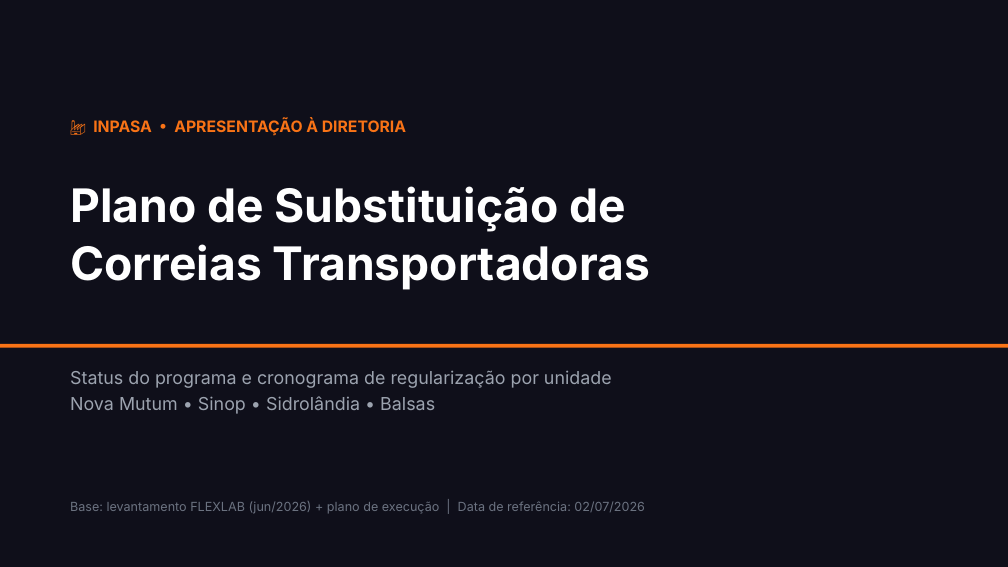
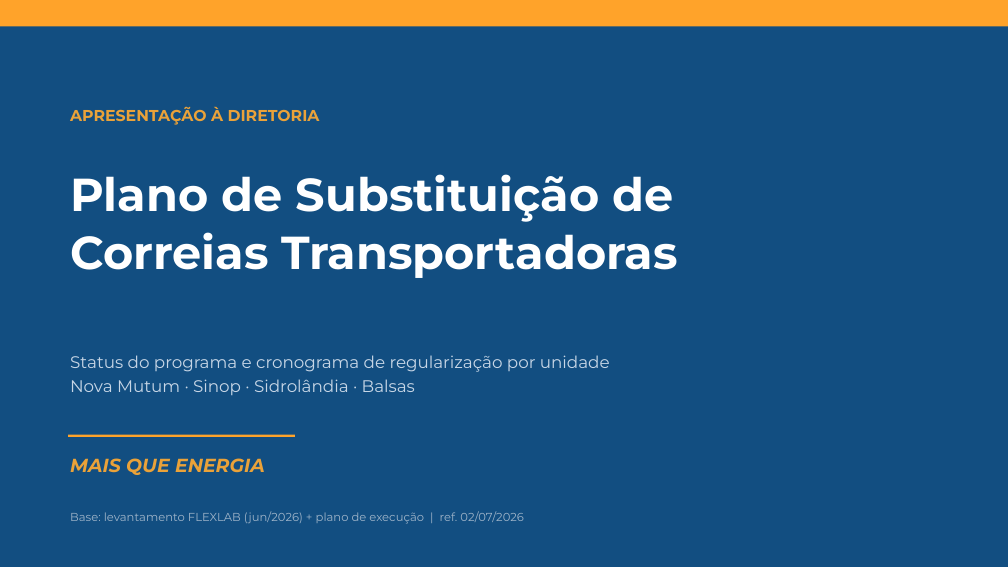
Before and after one commit to ItielGoncalves/ICG2025, a slide deck: slide 1 of plano_seguranca/Apresentacao_Estrategica_Correias_INPASA.pptx. Drawn at 1008x567 pixels with LibreOffice and Linux fonts; fonts in the diff are those of the drawing. Boxes give left, top, right and bottom in pixels: in the first picture for what was removed or moved away, otherwise in the second. Text is boxed around its words. In the diff, an @@ line names an element or a change of style, - is before the commit and + after.

```diff
--- a/plano_seguranca/Apresentacao_Estrategica_Correias_INPASA.pptx
+++ b/plano_seguranca/Apresentacao_Estrategica_Correias_INPASA.pptx
@@ rectangle at (0,0,1008,567): fill #0F0F1A to #124E81 @@
@@ rectangle: place and size @@
-rectangle at (0,344,1008,348)
+rectangle at (0,0,1008,26)
@@ rectangle at (0,0,1008,26): fill #F97316 to #FFA32A @@
@@ text at (70,107,320,125): text changed; font Inter to Montserrat; text colour #F97316 to #EAA239 @@
-🏭 INPASA • APRESENTAÇÃO À DIRETORIA
+APRESENTAÇÃO À DIRETORIA
@@ text "Plano de Substituição de": place and size @@
-text "Plano de Substituição de" at (70,186,650,290)
+text "Plano de Substituição de" at (70,174,678,278)
@@ text "Plano de Substituição de" at (70,174,678,278): font Inter to Montserrat @@
@@ text "Status do programa e cronograma ...": place and size @@
-text "Status do programa e cronograma ..." at (70,370,612,414)
+text "Status do programa e cronograma ..." at (70,355,610,395)
@@ text at (70,355,610,372): size 17 to 16 pt, font Inter to Montserrat, text colour #9CA3AF to #C7D6E6 in "Status do programa e cronograma de regularização ..." @@
@@ text at (70,379,415,395): text changed; size 17 to 16 pt; font Inter to Montserrat; text colour #9CA3AF to #C7D6E6 @@
-Nova Mutum • Sinop • Sidrolândia • Balsas
+Nova Mutum · Sinop · Sidrolândia · Balsas
@@ rectangle added at (68,435,295,437), fill #FFA32A @@
@@ text added at (70,458,265,475), 18 pt, text #EAA239, bold, italic @@
+MAIS QUE ENERGIA
@@ text at (70,511,524,524): text changed; size 12 to 11 pt; font Inter to Montserrat; text colour #6B7280 to #9FB4C9 @@
-Base: levantamento FLEXLAB (jun/2026) + plano de execução | Data de referência: 02/07/2026
+Base: levantamento FLEXLAB (jun/2026) + plano de execução | ref. 02/07/2026
```
Also in this commit, not shown: 4 other slides changed, 5 other files.
